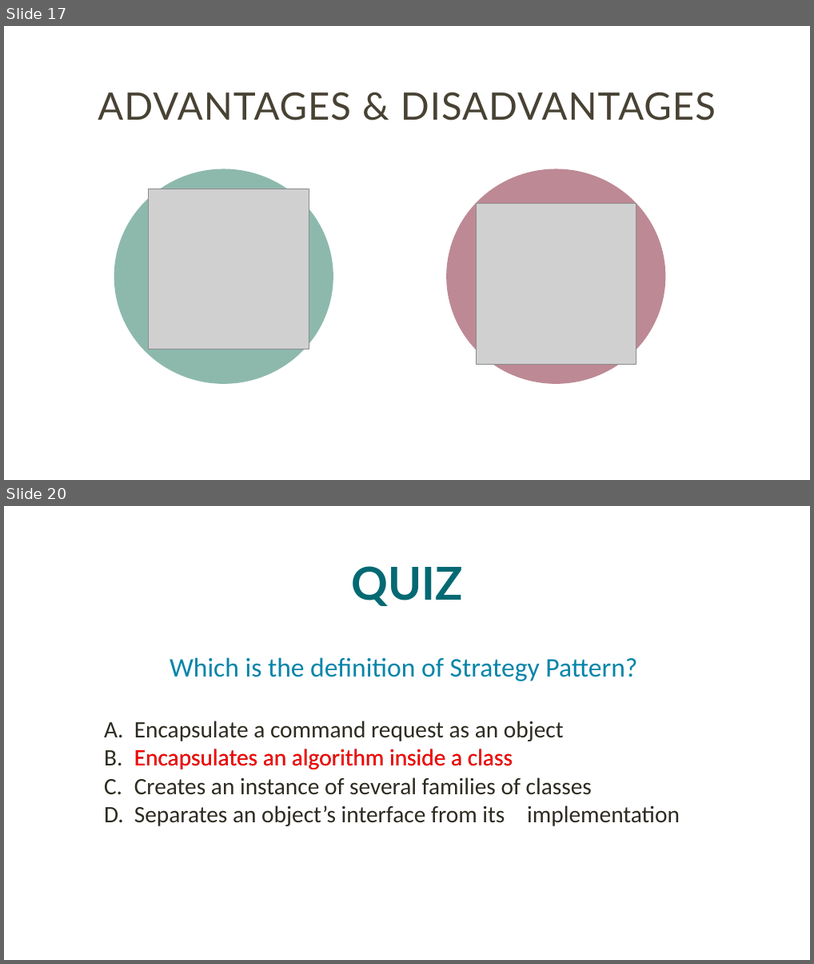
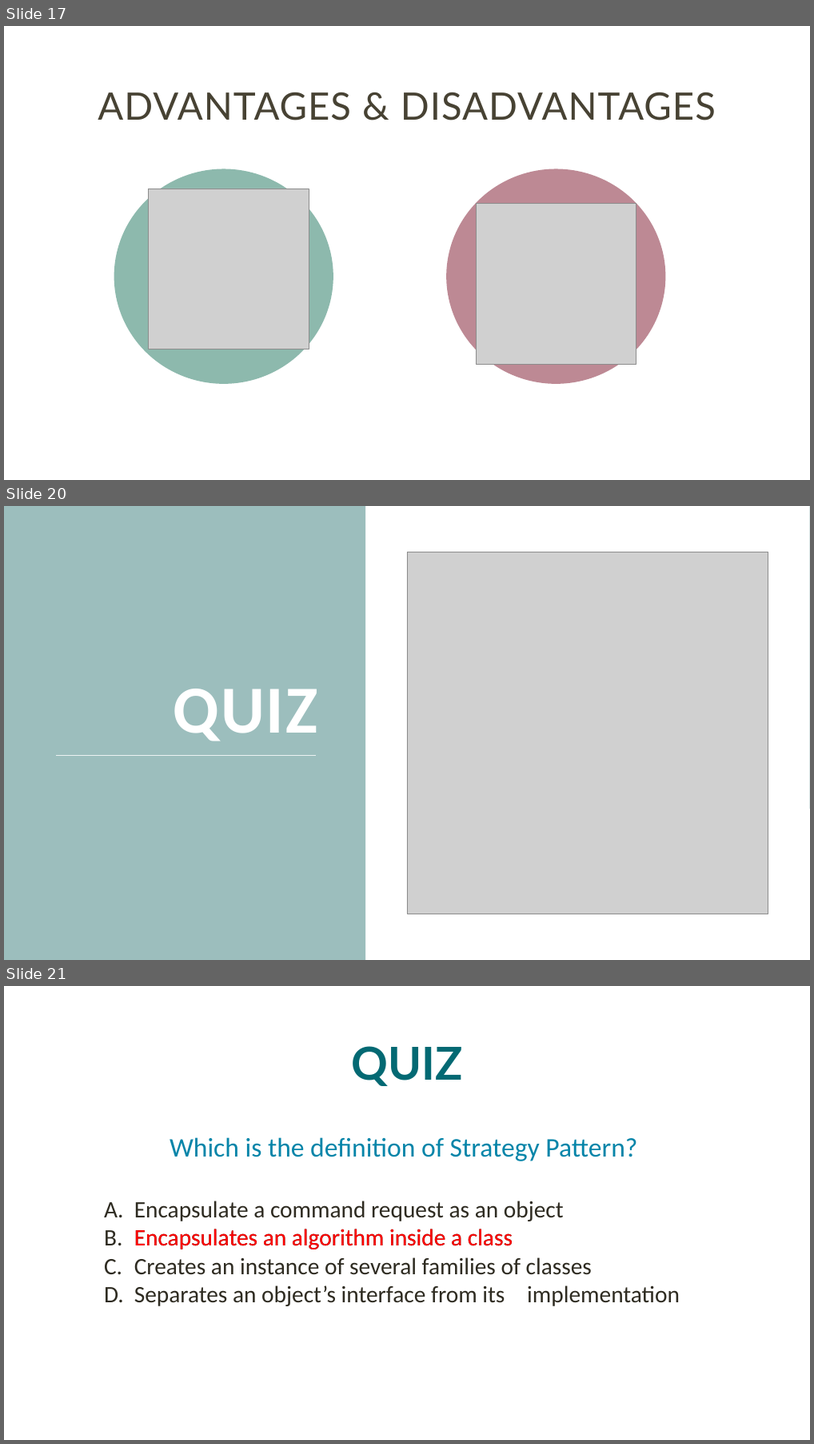
Before and after one commit to ntninh18/crossy-road, a slide deck: seminar/StrategyPattern.pptx. Shown one above the other, each under a label of ours: slides 17 and 20 before the commit, slides 17, 20 and 21 after it; the slides between them are not shown. The pictures are 814x964 and 814x1444 pixels, drawn with LibreOffice and Linux fonts; fonts in the diff are those of the drawing; grey boxes stand for pictures. Boxes give left, top, right and bottom in pixels: in the first picture for what was removed or moved away, otherwise in the second. Text is boxed around its words. In the diff, an @@ line names an element or a change of style, - is before the commit and + after.

```diff
--- a/seminar/StrategyPattern.pptx
+++ b/seminar/StrategyPattern.pptx
@@ slide 20 added at bbox=[4, 506, 810, 960], background #FFFFFF @@
@@ rectangle added at bbox=[4, 506, 810, 808], fill #9CBEBD @@
@@ rectangle added at bbox=[4, 506, 810, 960], fill #FFFFFF @@
@@ rectangle added at bbox=[4, 506, 366, 960], fill #9CBEBD @@
@@ picture added at bbox=[407, 552, 769, 914] @@
@@ text added at bbox=[173, 688, 318, 741], 80 pt, text #FFFFFF, bold @@
+QUIZ
@@ line added from (56, 756) to (316, 756), #EBF2F2 1.5 pt @@
@@ what was slide 20 is now slide 21 @@
```
Also in this commit, not shown: 1 slide changed, 1 other slide added, 1 slide removed.
